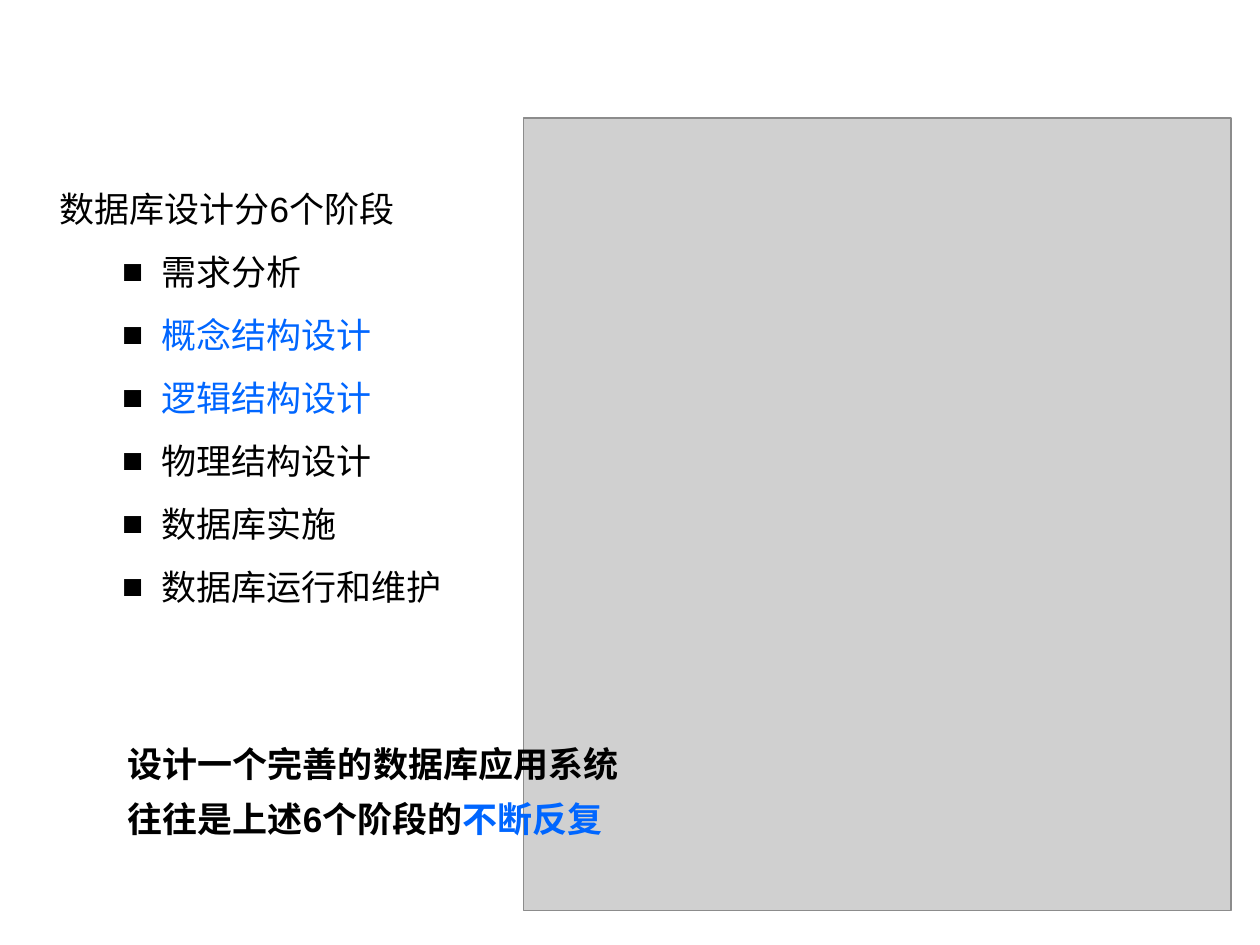
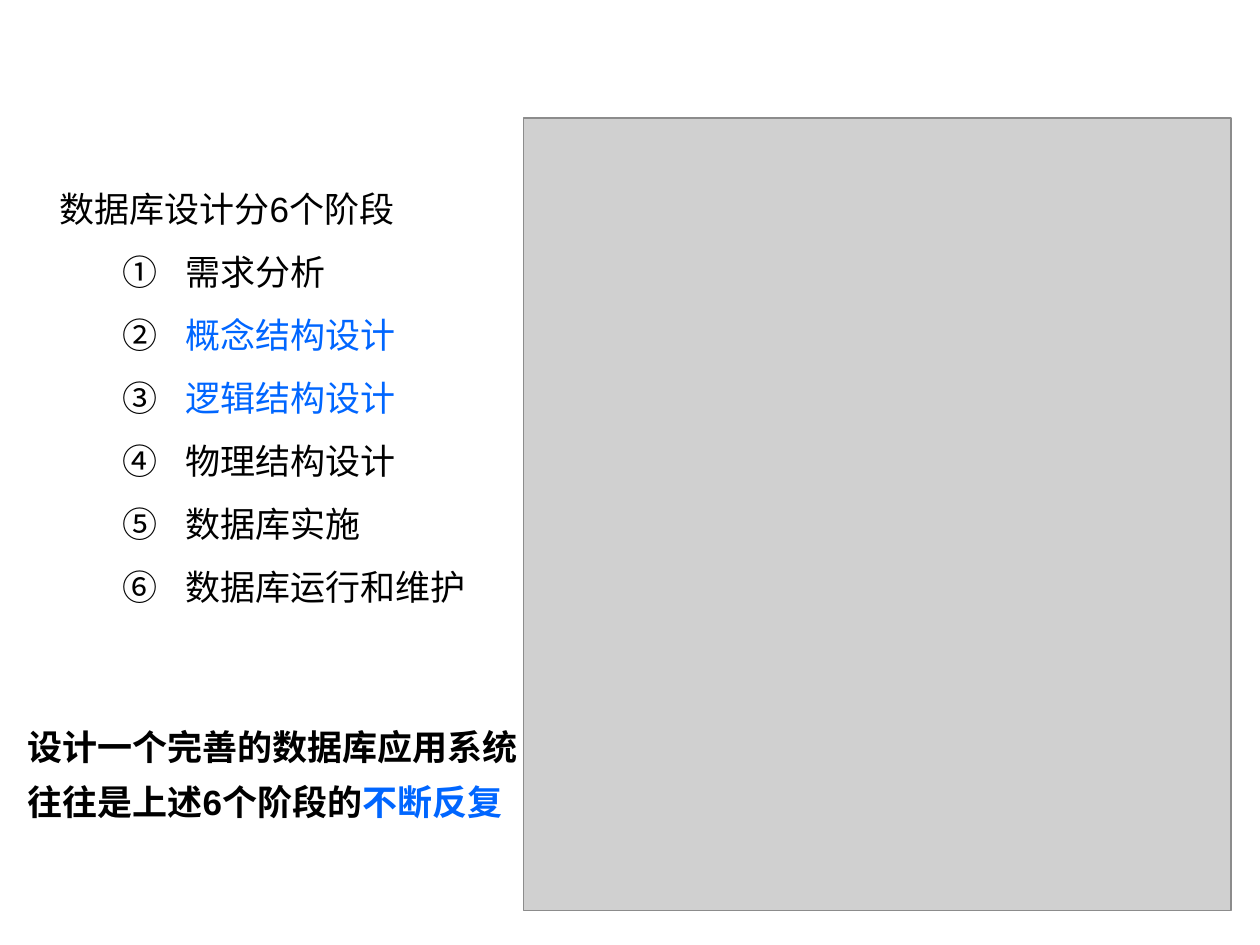
Before and after one commit to HBU/DataBase, a slide deck: slide 9 of PPT/PPT2020/DB第07章（1）.pptx. Drawn at 1260x945 pixels with LibreOffice and Linux fonts; fonts in the diff are those of the drawing; grey boxes stand for pictures; background and template pictures are left out. Boxes give left, top, right and bottom in pixels: in the first picture for what was removed or moved away, otherwise in the second. Text is boxed around its words. In the diff, an @@ line names an element or a change of style, - is before the commit and + after.

```diff
--- a/PPT/PPT2020/DB第07章（1）.pptx
+++ b/PPT/PPT2020/DB第07章（1）.pptx
@@ text at (185,255,465,603): bullet ■ to circleNumDbPlain @@
@@ text "设计一个完善的数据库应用系统往往是上述6个阶段的不断反复" rewrapped from (128,742,619,842) to (27,730,518,819) @@
```
Also in this commit, not shown: 15 other slides changed, 10 other files.
